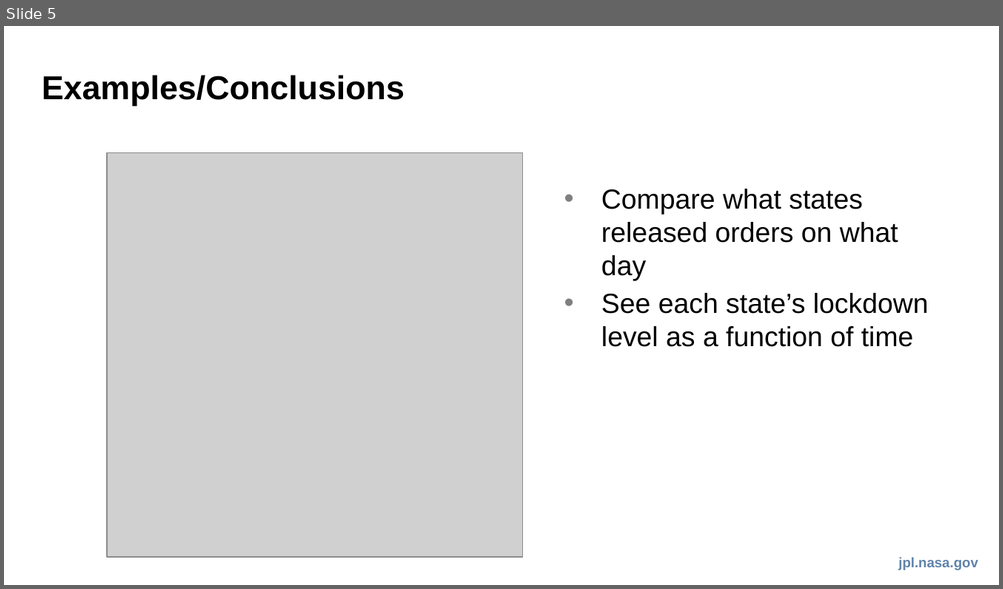
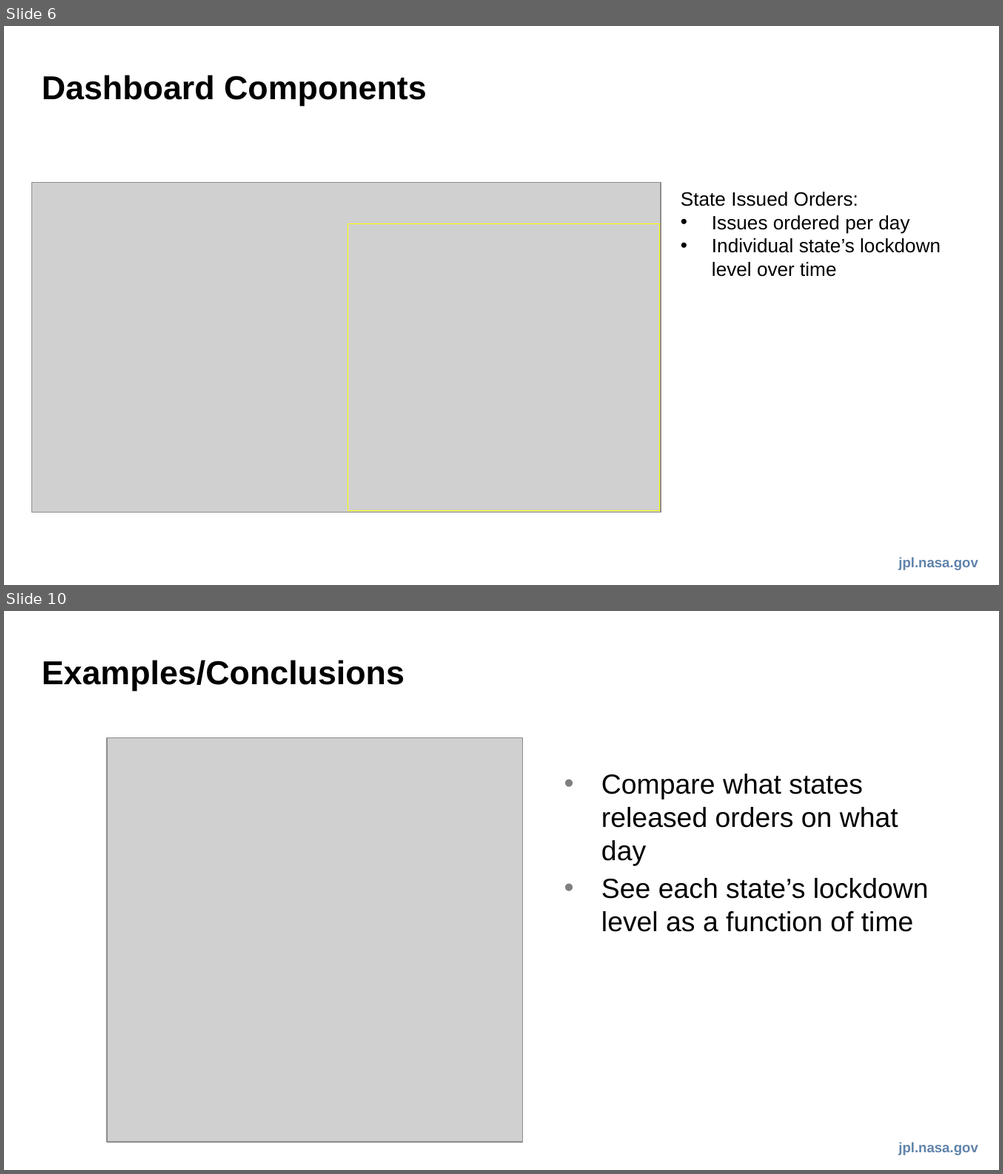
Before and after one commit to ericjunkins/covid-19-us-states, a slide deck: pptx/covid_us_dashboard.pptx. Shown one above the other, each under a label of ours: slide 5 before the commit, slides 6 and 10 after it; the slides between them are not shown. The pictures are 1003x589 and 1003x1174 pixels, drawn with LibreOffice and Linux fonts; fonts in the diff are those of the drawing; grey boxes stand for pictures. Boxes give left, top, right and bottom in pixels: in the first picture for what was removed or moved away, otherwise in the second. Text is boxed around its words. In the diff, an @@ line names an element or a change of style, - is before the commit and + after.

Commit message:
updating legend for orders

```diff
--- a/pptx/covid_us_dashboard.pptx
+++ b/pptx/covid_us_dashboard.pptx
@@ slide 6 added at [4,26,999,585], background #FFFFFF; not listed: 1 template element that a slide beside it also shows @@
@@ title added at [42,75,427,106], 24 pt, text #000000, bold @@
+Dashboard Components
@@ picture added at [32,182,660,512] @@
@@ text added at [680,192,940,277], 14 pt, text #000000 @@
+State Issued Orders:
+• Issues ordered per day
+• Individual state’s lockdown level over time
@@ rectangle added at [348,224,660,511], outline #FFFF00 0.75 pt @@
@@ what was slide 5 is now slide 10 @@
```
Also in this commit, not shown: 3 slides changed, 4 other slides added, 1 other file.
